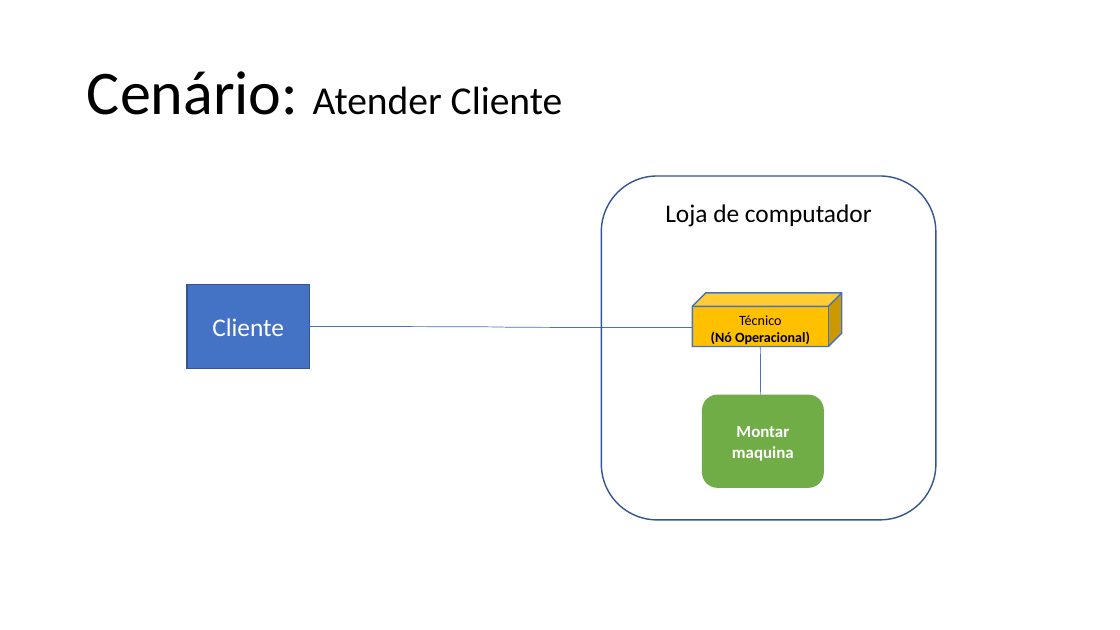
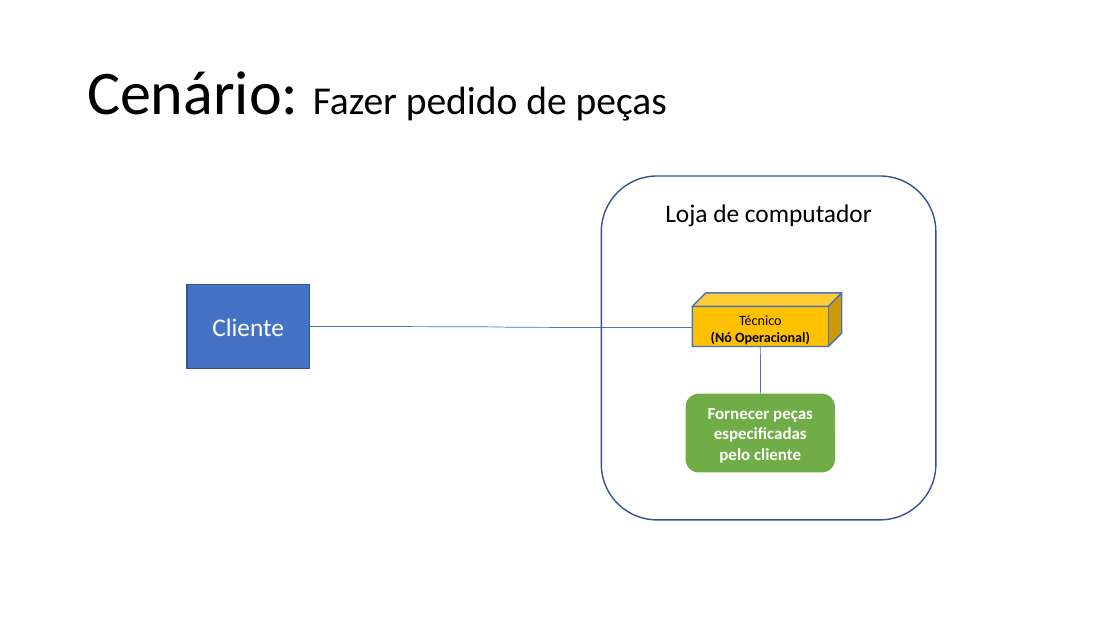
Before and after one commit to lmoraesImpacta/OPE, a slide deck: slide 3 of Artefatos/15-ArquiteturaDeNegocioParaCadaCenario.pptx (slide 2 before the commit). Drawn at 1120x630 pixels with LibreOffice and Linux fonts; fonts in the diff are those of the drawing. Boxes give left, top, right and bottom in pixels: in the first picture for what was removed or moved away, otherwise in the second. Text is boxed around its words. In the diff, an @@ line names an element or a change of style, - is before the commit and + after.

```diff
--- a/Artefatos/15-ArquiteturaDeNegocioParaCadaCenario.pptx
+++ b/Artefatos/15-ArquiteturaDeNegocioParaCadaCenario.pptx
@@ text at box(87, 71, 667, 121): text changed @@
-Cenário: Atender Cliente
+Cenário: Fazer pedido de peças
@@ rounded rectangle "Fornecer peças especificadas pelo cliente": place and size @@
-rounded rectangle "Fornecer peças especificadas pelo cliente" at box(702, 394, 824, 488)
+rounded rectangle "Fornecer peças especificadas pelo cliente" at box(686, 394, 835, 474)
@@ text in rounded rectangle at box(708, 408, 813, 463): text changed @@
-Montar maquina
+Fornecer peças especificadas pelo cliente
```
Also in this commit, not shown: 2 other slides changed, 1 slide removed.
